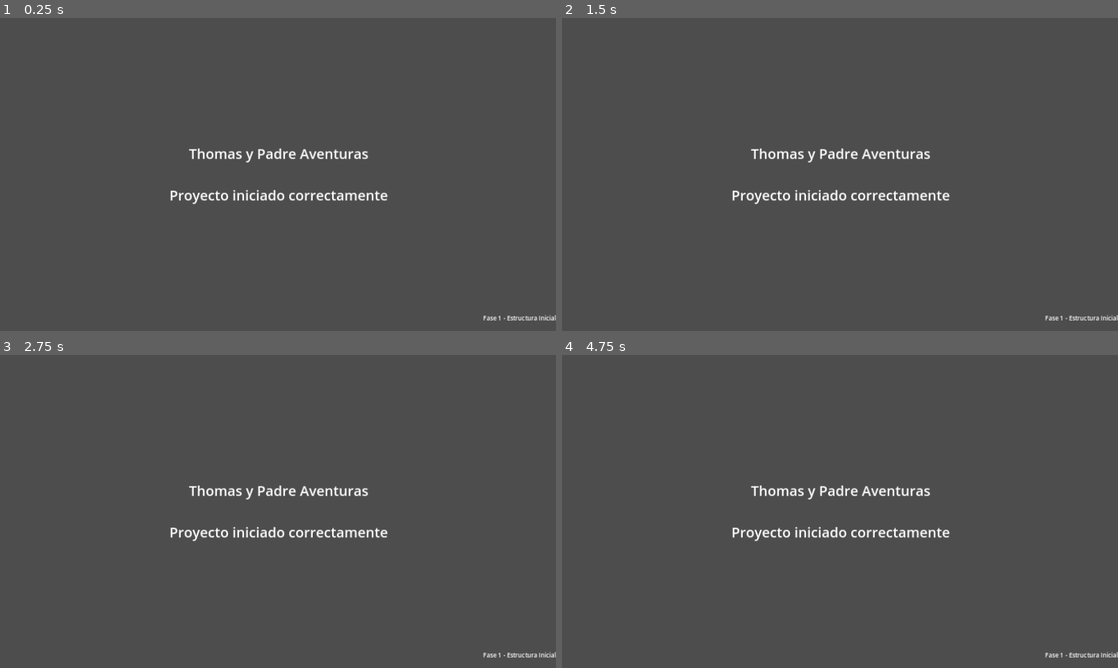
Above: before the commit, frames 1-4 (two rows, left to right).
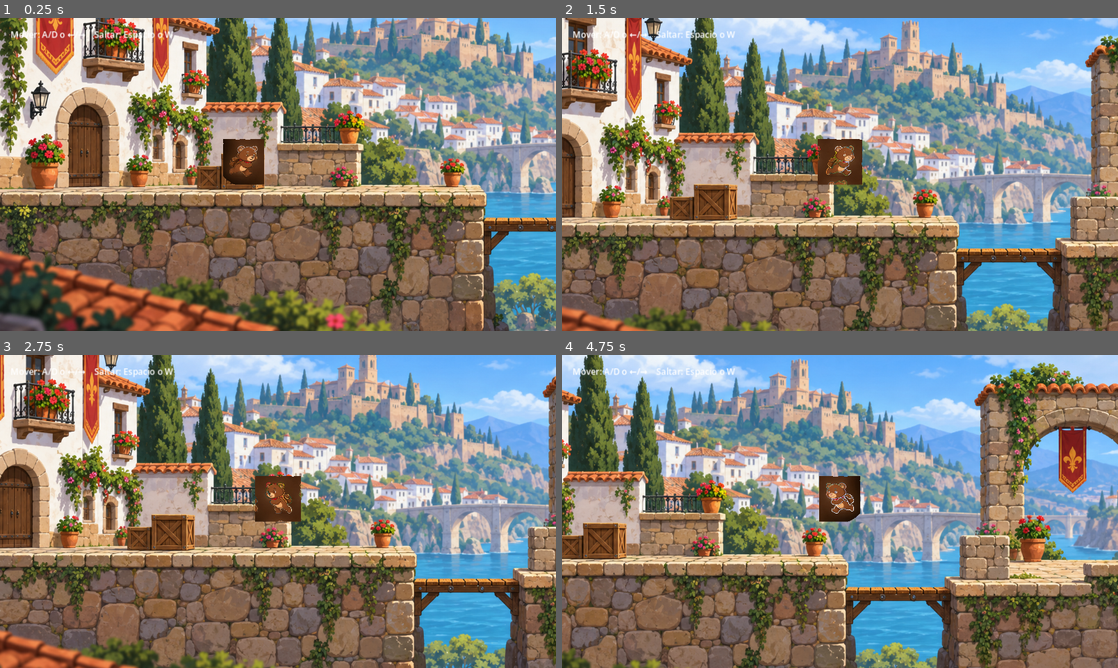
Above: after the commit, the same moments.

Repository: CabetoRX/thomas-padre-aventuras
Game: Godot game, scene res://scenes/main.tscn
Two runs of this game, one before a commit and one after it. Both use one fixed random seed, a clock stepped at 60 frames per second and the inputs below.
Inputs:
- Up to frame 1 (0.25 s): no input
- Up to frame 2 (1.5 s): tap Enter at 0.5 s; hold D (ui_right, bound only after the commit) from 0.53 s (still down); tap Space (jump, bound only after the commit) at 0.6, 0.77, 1.07, 1.35 s
- Up to frame 3 (2.75 s): tap Space (jump, bound only after the commit) at 1.52, 1.82, 2.1 s; release D (ui_right, bound only after the commit) at 2.03 s; hold A (ui_left, bound only after the commit) from 2.03 s (still down)
- Up to frame 4 (4.75 s): release A (ui_left, bound only after the commit) at 2.78 s; hold D (ui_right, bound only after the commit) 2.78-4.28 s; tap Space (jump, bound only after the commit) at 2.85, 3.02, 3.32, 3.6, 3.77, 4.07, 4.35, 4.52 s; hold A (ui_left, bound only after the commit) from 4.28 s (still down)

The runs differ from the first frame. In frame 1, 96% of the frame differs, in the area x 0-100%, y 0-100%; in frame 2, 96%; in frame 3, 96%; in frame 4, 97%.

Commit message:
feat: update Spain level to project phase 3

Diff:
--- a/project.godot
+++ b/project.godot
@@ -5,7 +5,7 @@
 
 [application]
 
-config/name="Thomas y Padre Aventuras"
+config/name="Proyecto fase 3"
 config/description="Un oso viaja por diferentes países superando cada nivel para desbloquear el siguiente."
 run/main_scene="res://scenes/main.tscn"
 
@@ -13,6 +13,7 @@
 
 renderer/rendering_method="gl_compatibility"
 renderer/rendering_method.mobile="gl_compatibility"
+environment/defaults/default_clear_color=Color(0.45, 0.72, 0.9, 1)
 
 [display]
 
@@ -20,3 +21,18 @@
 window/size/viewport_height=720
 window/stretch/mode="canvas_items"
 window/stretch/aspect="keep"
+
+[input]
+
+ui_left={
+"deadzone": 0.5,
+"events": [Object(InputEventKey,"physical_keycode":65), Object(InputEventKey,"physical_keycode":4194311)]
+}
+ui_right={
+"deadzone": 0.5,
+"events": [Object(InputEventKey,"physical_keycode":68), Object(InputEventKey,"physical_keycode":4194313)]
+}
+jump={
+"deadzone": 0.5,
+"events": [Object(InputEventKey,"physical_keycode":32), Object(InputEventKey,"physical_keycode":87)]
+}
--- /dev/null
+++ b/scenes/ground.tscn
@@ -0,0 +1,63 @@
+[gd_scene load_steps=7 format=3]
+
+[sub_resource type="RectangleShape2D" id="LeftPlatformShape"]
+size = Vector2(747.18, 14)
+
+[sub_resource type="RectangleShape2D" id="BridgeShape"]
+size = Vector2(147.87, 14)
+
+[sub_resource type="RectangleShape2D" id="RightLowPlatformShape"]
+size = Vector2(321, 14)
+
+[sub_resource type="RectangleShape2D" id="RightEndWallShape"]
+size = Vector2(75, 48)
+
+[sub_resource type="RectangleShape2D" id="VerticalBoundaryShape"]
+size = Vector2(24, 720)
+
+[sub_resource type="RectangleShape2D" id="HorizontalBoundaryShape"]
+size = Vector2(1280, 24)
+
+[node name="Ground" type="Node2D"]
+
+[node name="LeftStonePlatform" type="StaticBody2D" parent="."]
+
+[node name="CollisionShape2D" type="CollisionShape2D" parent="LeftStonePlatform"]
+position = Vector2(373.59, 420.2)
+shape = SubResource("LeftPlatformShape")
+
+[node name="Bridge" type="StaticBody2D" parent="."]
+
+[node name="CollisionShape2D" type="CollisionShape2D" parent="Bridge"]
+position = Vector2(819.44, 467.66)
+shape = SubResource("BridgeShape")
+
+[node name="RightLowPlatform" type="StaticBody2D" parent="."]
+
+[node name="CollisionShape2D" type="CollisionShape2D" parent="RightLowPlatform"]
+position = Vector2(1119.5, 427)
+shape = SubResource("RightLowPlatformShape")
+
+[node name="RightEndWall" type="StaticBody2D" parent="."]
+
+[node name="CollisionShape2D" type="CollisionShape2D" parent="RightEndWall"]
+position = Vector2(931, 394)
+shape = SubResource("RightEndWallShape")
+
+[node name="WorldBoundaries" type="StaticBody2D" parent="."]
+
+[node name="LeftBoundaryCollision" type="CollisionShape2D" parent="WorldBoundaries"]
+position = Vector2(-12, 360)
+shape = SubResource("VerticalBoundaryShape")
+
+[node name="RightBoundaryCollision" type="CollisionShape2D" parent="WorldBoundaries"]
+position = Vector2(1292, 360)
+shape = SubResource("VerticalBoundaryShape")
+
+[node name="TopBoundaryCollision" type="CollisionShape2D" parent="WorldBoundaries"]
+position = Vector2(640, -12)
+shape = SubResource("HorizontalBoundaryShape")
+
+[node name="BottomBoundaryCollision" type="CollisionShape2D" parent="WorldBoundaries"]
+position = Vector2(640, 732)
+shape = SubResource("HorizontalBoundaryShape")
--- a/scenes/main.tscn
+++ b/scenes/main.tscn
@@ -1,34 +1,31 @@
-[gd_scene load_steps=2 format=3 uid="uid://dq8pf6kdwq4k3"]
+[gd_scene load_steps=5 format=3 uid="uid://dq8pf6kdwq4k3"]
 
 [ext_resource type="Script" path="res://scripts/main.gd" id="1"]
+[ext_resource type="PackedScene" path="res://scenes/player.tscn" id="2"]
+[ext_resource type="PackedScene" path="res://scenes/ground.tscn" id="3"]
+[ext_resource type="Texture2D" path="res://assets/backgrounds/fondo-espana.png" id="4"]
 
 [node name="Main" type="Node2D"]
 script = ExtResource("1")
 
+[node name="Background" type="Sprite2D" parent="."]
+position = Vector2(640, 360)
+z_index = -10
+texture = ExtResource("4")
+scale = Vector2(0.76555, 0.76514)
+
+[node name="Ground" parent="." instance=ExtResource("3")]
+
+[node name="Player" parent="." instance=ExtResource("2")]
+position = Vector2(373.59, 397)
+
 [node name="CanvasLayer" type="CanvasLayer" parent="."]
 layer = 1
 
-[node name="Label" type="Label" parent="CanvasLayer"]
-anchor_left = 0.5
-anchor_top = 0.5
-anchor_right = 0.5
-anchor_bottom = 0.5
-offset_left = -250.0
-offset_top = -100.0
-offset_right = 250.0
-offset_bottom = 100.0
-text = "Thomas y Padre Aventuras\n\nProyecto iniciado correctamente"
-horizontal_alignment = 1
-vertical_alignment = 1
-theme_override_font_sizes/font_size = 32
-
-[node name="VersionLabel" type="Label" parent="CanvasLayer"]
-anchor_left = 1.0
-anchor_top = 1.0
-anchor_right = 1.0
-anchor_bottom = 1.0
-offset_left = -200.0
-offset_top = -40.0
-theme_override_font_sizes/font_size = 14
-text = "Fase 1 - Estructura Inicial"
-horizontal_alignment = 2
+[node name="ControlsLabel" type="Label" parent="CanvasLayer"]
+offset_left = 24.0
+offset_top = 24.0
+offset_right = 440.0
+offset_bottom = 76.0
+text = "Mover: A/D o ←/→    Saltar: Espacio o W"
+theme_override_font_sizes/font_size = 20
--- a/scenes/player.tscn
+++ b/scenes/player.tscn
@@ -10,24 +10,17 @@
 script = ExtResource("1")
 
 [node name="CollisionShape2D" type="CollisionShape2D" parent="."]
+position = Vector2(0, -8)
 shape = SubResource("1")
 
-[node name="BodyPolygon" type="Polygon2D" parent="."]
-color = Color(0.596078, 0.384314, 0.196078, 1)
-polygon = PackedVector2Array(-12, 0, -12, 16, 12, 16, 12, 0)
-
-[node name="HeadPolygon" type="Polygon2D" parent="."]
-color = Color(0.596078, 0.384314, 0.196078, 1)
-polygon = PackedVector2Array(-10, -20, -10, -2, 10, -2, 10, -20)
-
-[node name="LeftEarPolygon" type="Polygon2D" parent="."]
-color = Color(0.596078, 0.384314, 0.196078, 1)
-polygon = PackedVector2Array(-12, -20, -8, -20, -8, -26, -12, -26)
-
-[node name="RightEarPolygon" type="Polygon2D" parent="."]
-color = Color(0.596078, 0.384314, 0.196078, 1)
-polygon = PackedVector2Array(8, -20, 12, -20, 12, -26, 8, -26)
+[node name="BearAnimatedSprite" type="AnimatedSprite2D" parent="."]
+position = Vector2(0, -19.5)
+scale = Vector2(0.25, 0.25)
 
 [node name="Camera2D" type="Camera2D" parent="."]
 enabled = true
 zoom = Vector2(1.5, 1.5)
+limit_left = 0
+limit_top = 0
+limit_right = 1280
+limit_bottom = 720
--- a/scripts/main.gd
+++ b/scripts/main.gd
@@ -1,8 +1,7 @@
 extends Node2D
 
-## Escena principal del proyecto
-## Fase 1: Inicialización básica
+## Escena principal del proyecto: escenario inicial y controles del jugador.
 
 func _ready() -> void:
 	print("Thomas y Padre Aventuras - Proyecto iniciado")
-	print("Fase 1 - Estructura inicial completada")
+	print("Fase 3 - Movimiento y suelo listos")
--- a/scripts/player.gd
+++ b/scripts/player.gd
@@ -1,7 +1,7 @@
 extends CharacterBody2D
 
 ## Personaje jugable: Oso Thomas
-## Fase 2: Movimiento básico, salto y gravedad
+## Fase 3: Movimiento horizontal, salto y gravedad
 
 ## Velocidad de movimiento horizontal
 @export var speed: float = 200.0
@@ -12,24 +12,54 @@
 ## Gravedad del juego (pixels por segundo al cuadrado)
 @export var gravity: float = 800.0
 
+@onready var bear_sprite: AnimatedSprite2D = $BearAnimatedSprite
+
+func _ready() -> void:
+	var frame_paths := DirAccess.get_files_at("res://assets/characters/bear/run")
+	frame_paths.sort()
+
+	var sprite_frames := SpriteFrames.new()
+	sprite_frames.add_animation("run")
+	sprite_frames.set_animation_speed("run", 10.0)
+	sprite_frames.set_animation_loop("run", true)
+
+	var frame_count := 0
+	for path in frame_paths:
+		if not path.ends_with(".png"):
+			continue
+
+		var texture := load("res://assets/characters/bear/run/" + path) as Texture2D
+		if texture == null:
+			push_error("Could not load bear animation frame: " + path)
+			return
+		sprite_frames.add_frame("run", texture)
+		frame_count += 1
+
+	if frame_count == 0:
+		push_error("No bear animation frames found in res://assets/characters/bear/run.")
+		return
+
+	bear_sprite.sprite_frames = sprite_frames
+	bear_sprite.animation = "run"
+	bear_sprite.stop()
+
 func _physics_process(delta: float) -> void:
-	# Aplicar gravedad
 	if not is_on_floor():
 		velocity.y += gravity * delta
+	elif Input.is_action_just_pressed("jump"):
+		velocity.y = jump_velocity
+
+	var direction := Input.get_axis("ui_left", "ui_right")
+	if direction == 0.0:
+		var right_pressed := Input.is_physical_key_pressed(KEY_D) or Input.is_physical_key_pressed(KEY_RIGHT)
+		var left_pressed := Input.is_physical_key_pressed(KEY_A) or Input.is_physical_key_pressed(KEY_LEFT)
+		direction = float(right_pressed) - float(left_pressed)
+
+	velocity.x = direction * speed
+	bear_sprite.flip_h = direction < 0.0
+	if is_zero_approx(direction):
+		bear_sprite.stop()
 	else:
-		# Permitir salto solo si está en el suelo
-		if Input.is_action_just_pressed("jump"):
-			velocity.y = jump_velocity
+		bear_sprite.play("run")
 
-	# Obtener entrada de movimiento horizontal
-	var direction: float = 0.0
-	if Input.is_action_pressed("move_left"):
-		direction = -1.0
-	if Input.is_action_pressed("move_right"):
-		direction = 1.0
-
-	# Aplicar velocidad horizontal
-	velocity.x = direction * speed
-
-	# Mover el personaje
 	move_and_slide()
Binary file added: assets/backgrounds/fondo-espana.png
Binary file added: assets/characters/bear/run/frame_001.png
Binary file added: assets/characters/bear/run/frame_002.png
Binary file added: assets/characters/bear/run/frame_003.png
Binary file added: assets/characters/bear/run/frame_004.png
Binary file added: assets/characters/bear/run/frame_005.png
Binary file added: assets/characters/bear/run/frame_006.png
Binary file added: assets/characters/bear/run/frame_007.png
Binary file added: assets/characters/bear/run/frame_008.png
Binary file added: assets/characters/bear/run/frame_009.png
Binary file added: assets/characters/bear/run/frame_010.png
Binary file added: assets/characters/bear/run/frame_011.png
(and 21 more such lines)
